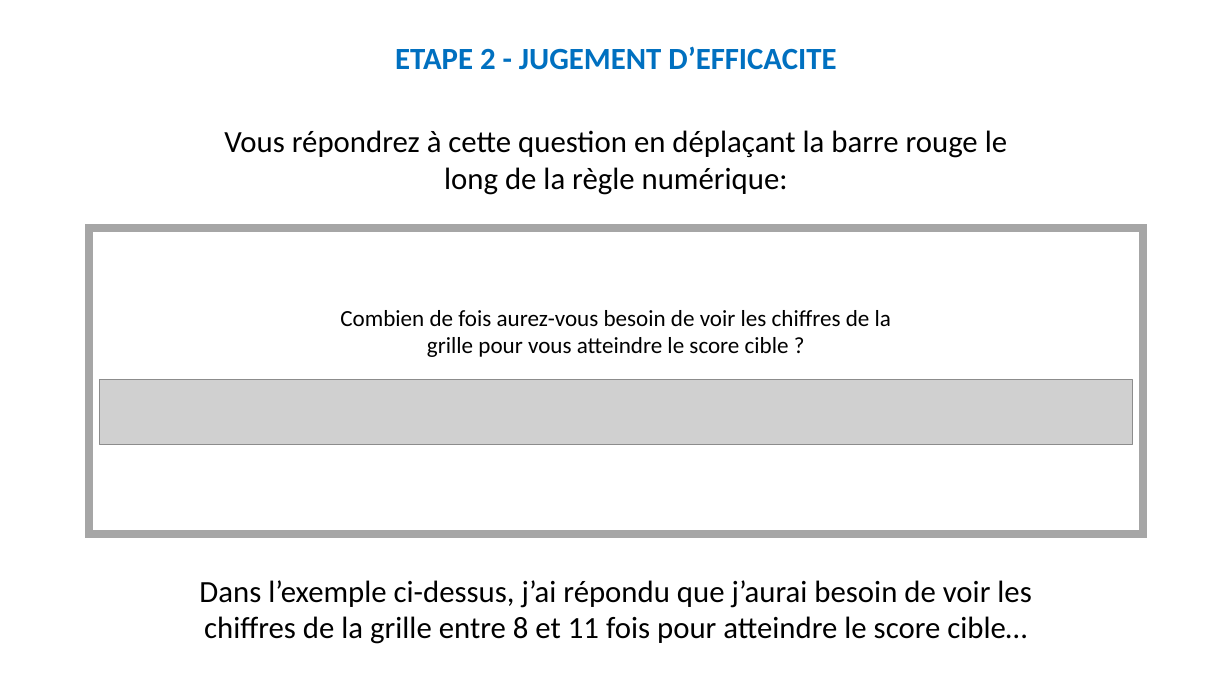
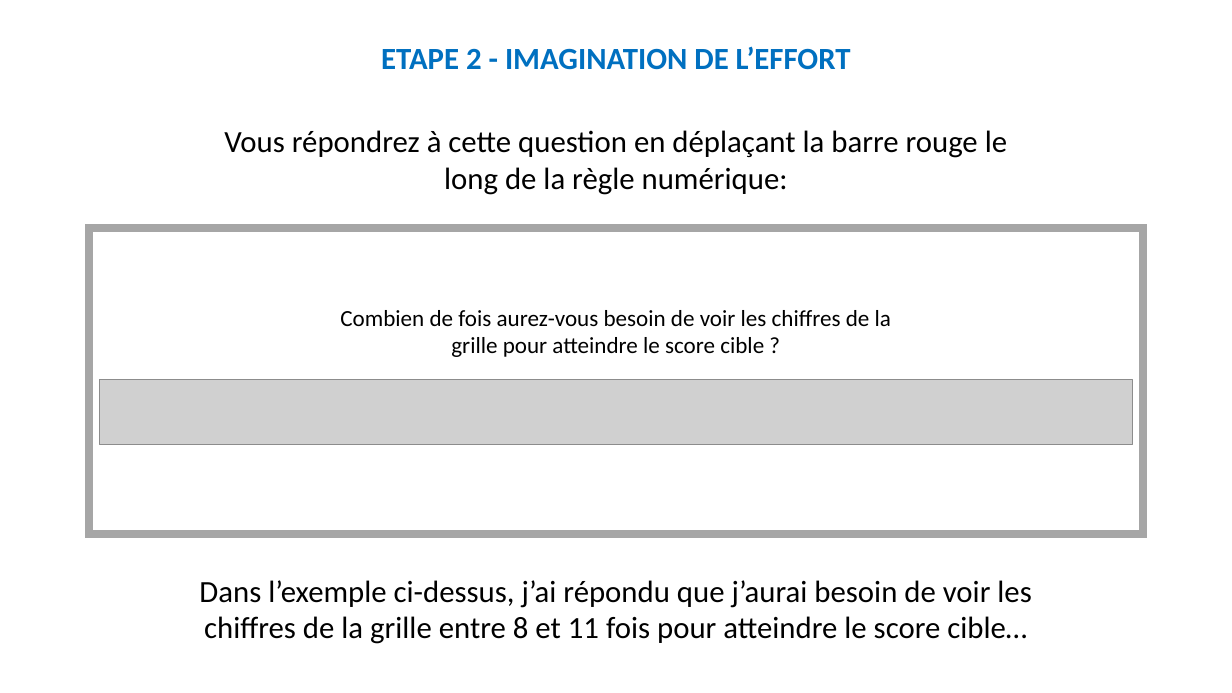
Before and after one commit to MBB-team/Online_Testing, a slide deck: slide 9 of src/SE_ELAN/Stimuli/Instructions.pptx. Drawn at 1232x693 pixels with LibreOffice and Linux fonts; fonts in the diff are those of the drawing; grey boxes stand for pictures. Boxes give left, top, right and bottom in pixels: in the first picture for what was removed or moved away, otherwise in the second. Text is boxed around its words. In the diff, an @@ line names an element or a change of style, - is before the commit and + after.

```diff
--- a/src/SE_ELAN/Stimuli/Instructions.pptx
+++ b/src/SE_ELAN/Stimuli/Instructions.pptx
@@ text at [381,46,851,70]: text changed @@
-ETAPE 2 - JUGEMENT D’EFFICACITE
+ETAPE 2 - IMAGINATION DE L’EFFORT
@@ text at [340,310,891,357]: text changed @@
-Combien de fois aurez-vous besoin de voir les chiffres de la grille pour vous atteindre le score cible ?
+Combien de fois aurez-vous besoin de voir les chiffres de la grille pour atteindre le score cible ?
```
Also in this commit, not shown: 25 other slides changed, 1 slide added, 2 other files.
